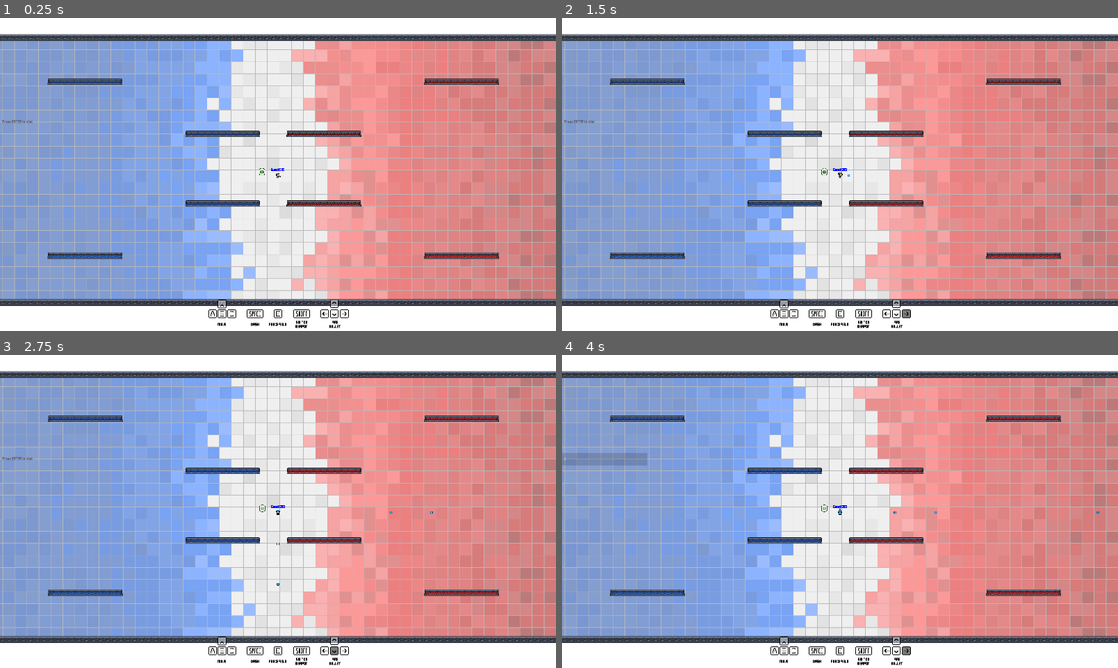
Above: before the commit, frames 1-4 (two rows, left to right).
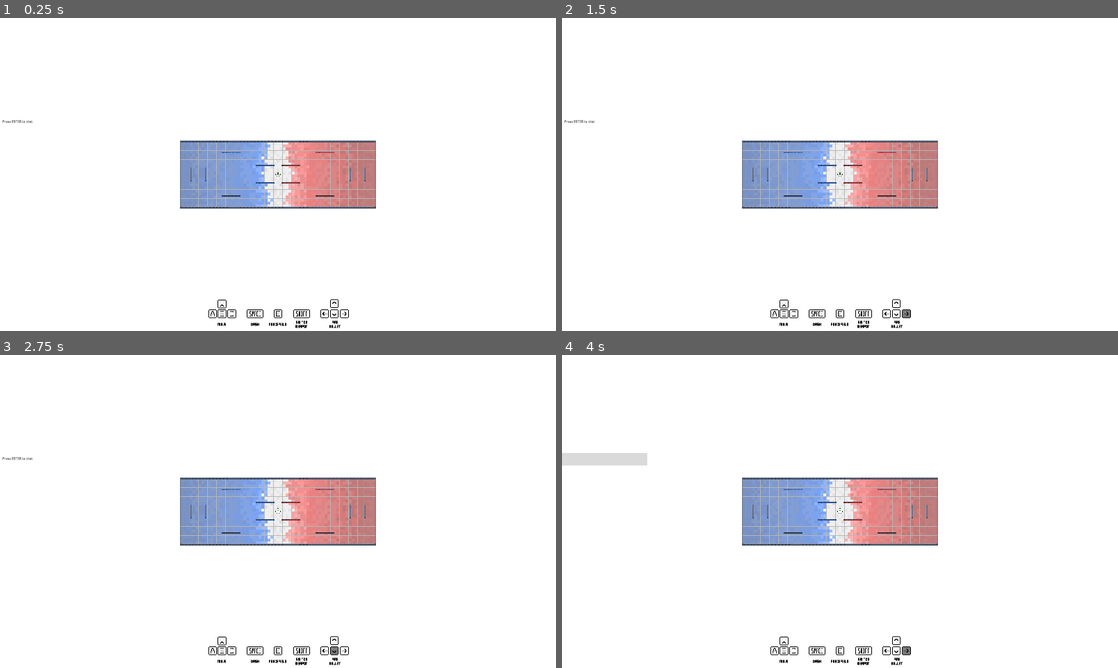
Above: after the commit, the same moments.

Repository: MarshallJDem/SuperCTF
Game: Godot game, scene res://GameContent/Main.tscn
Two runs of this game, one before a commit and one after it. Both use one fixed random seed, a clock stepped at 60 frames per second and the inputs below. This scene is started directly instead of the project's main scene. Sound files missing from this copy of the repository are replaced by a short silence.
Inputs (mouse positions are in pixels of both pictures, inside the frame that each line leads up to):
- Up to frame 1 (0.25 s): no input
- Up to frame 2 (1.5 s): click (606, 121) at 0.52 s; type "12" at 0.6 s; tap Enter at 1.25, 1.35 s; move the mouse to (962, 158) at 1.27 s; hold Right from 1.28 s (still down); click (962, 158) at 1.42 s
- Up to frame 3 (2.75 s): tap Space at 1.52, 2.27 s; move the mouse to (166, 527) at 2.02 s; release Right at 2.03 s; hold Down from 2.03 s (still down); tap T at 2.1 s
- Up to frame 4 (4 s): tap Space at 2.75, 3.77 s; move the mouse to (895, 442) at 2.77 s; release Down at 2.78 s; hold Right 2.78-3.53 s; tap Ctrl at 2.85 s; tap Enter at 3.5 s; move the mouse to (812, 574) at 3.52 s; hold Up from 3.53 s (still down); tap Shift at 3.6 s; click (812, 574) at 3.67 s

The runs differ from the first frame. In frame 1, 79% of the frame differs, in the area x 0-100%, y 5-92%; in frame 2, 79%; in frame 3, 79%; in frame 4, 79%.

Commit message:
Added powerup spawners and made more changes to powerups

Diff:
--- a/GameContent/Main.tscn
+++ b/GameContent/Main.tscn
@@ -13,7 +13,7 @@
 [ext_resource path="res://Normal_Button_Style.tres" type="StyleBox" id=11]
 [ext_resource path="res://fonts/Pixel_Game_UI.tres" type="DynamicFont" id=12]
 [ext_resource path="res://Assets/GUI/W-Key-GUI.png" type="Texture" id=13]
-[ext_resource path="res://GameContent/Powerup.tscn" type="PackedScene" id=14]
+[ext_resource path="res://GameContent/Powerup_Spawner.tscn" type="PackedScene" id=15]
 [ext_resource path="res://GameContent/Wall.tscn" type="PackedScene" id=16]
 [ext_resource path="res://GameContent/Wall_H_M_B.tscn" type="PackedScene" id=17]
 [ext_resource path="res://GameContent/Wall_V_M_B.tscn" type="PackedScene" id=18]
@@ -609,5 +609,5 @@
 current = true
 zoom = Vector2( 4, 4 )
 
-[node name="Powerup" parent="." instance=ExtResource( 14 )]
-position = Vector2( -38.8154, 5.87042 )
+[node name="Powerup_Spawner" parent="." instance=ExtResource( 15 )]
+position = Vector2( 0.0693741, 0.138351 )
--- a/GameContent/Player_Area2D.gd
+++ b/GameContent/Player_Area2D.gd
@@ -97,5 +97,5 @@
 	if get_tree().get_root().get_node("MainScene/NetworkController").round_is_ended: return;
 	var player = get_parent();
 	powerup_parent.call_deferred("queue_free");
-	powerup_parent.used = true;
+	powerup_parent._used();
 	player.enable_powerup(powerup_parent.type);
--- a/GameContent/Powerup.gd
+++ b/GameContent/Powerup.gd
@@ -1,11 +1,16 @@
 extends Node2D
 
+var spawner;
 var used = false;
 var type = 1;
 # 1 = Speed Boost
 
-
-
-
 func _ready():
 	pass;
+
+func _used():
+	used = true;
+	if Globals.testing:
+		spawner._powerup_taken();
+	if get_tree().is_network_server():
+		spawner.rpc("_powerup_taken");
--- a/GameContent/Powerup.tscn
+++ b/GameContent/Powerup.tscn
@@ -32,6 +32,7 @@
 height = 8.61446
 
 [node name="Powerup" type="Node2D"]
+scale = Vector2( 2, 2 )
 script = ExtResource( 2 )
 
 [node name="Sprite" type="AnimatedSprite" parent="."]
--- /dev/null
+++ b/GameContent/Powerup_Spawner.gd
@@ -0,0 +1,33 @@
+extends Node2D
+
+var spawner_id = 0;
+
+func _ready():
+	$Spawner_Timer.connect("timeout", self, "_spawner_timer_ended");
+	if Globals.testing:
+		$Spawner_Timer.wait_time = 5;
+		$Spawner_Timer.start();
+	else:
+		spawn_powerup();
+
+func _process(delta):
+	if $Spawner_Timer.time_left == 0:
+		$Text.bbcode_text = "";
+	else:
+		$Text.bbcode_text = "[center][color=black]POWERUP IN\n" + str(int($Spawner_Timer.time_left) + 1);
+
+remotesync func spawn_powerup():
+	var powerup = load("res://GameContent/Powerup.tscn").instance();
+	powerup.position = position + Vector2(0, -15);
+	powerup.type = 1;
+	powerup.spawner = self;
+	get_tree().get_root().get_node("MainScene").call_deferred("add_child", powerup);
+
+remotesync func _powerup_taken():
+	$Spawner_Timer.start();
+
+func _spawner_timer_ended():
+	if Globals.testing:
+		spawn_powerup();
+	if get_tree().is_network_server():
+		rpc("spawn_powerup");
--- /dev/null
+++ b/GameContent/Powerup_Spawner.tscn
@@ -0,0 +1,36 @@
+[gd_scene load_steps=4 format=2]
+
+[ext_resource path="res://fonts/Pixel_Chat.tres" type="DynamicFont" id=1]
+[ext_resource path="res://GameContent/flagHome.png" type="Texture" id=2]
+[ext_resource path="res://GameContent/Powerup_Spawner.gd" type="Script" id=3]
+
+[node name="Powerup_Spawner" type="Node2D"]
+z_index = -50
+script = ExtResource( 3 )
+
+[node name="Text" type="RichTextLabel" parent="."]
+margin_left = -44.2216
+margin_top = 35.0455
+margin_right = 133.778
+margin_bottom = 107.046
+rect_scale = Vector2( 0.5, 0.5 )
+rect_clip_content = false
+custom_fonts/normal_font = ExtResource( 1 )
+bbcode_enabled = true
+bbcode_text = "[center][color=black]POWERUP IN
+20"
+text = "POWERUP IN
+20"
+__meta__ = {
+"_edit_use_anchors_": false
+}
+
+[node name="Sprite" type="Sprite" parent="."]
+position = Vector2( -38, -30 )
+scale = Vector2( 4, 4 )
+texture = ExtResource( 2 )
+centered = false
+
+[node name="Spawner_Timer" type="Timer" parent="."]
+wait_time = 20.0
+one_shot = true
--- a/Globals.gd
+++ b/Globals.gd
@@ -1,7 +1,7 @@
 extends Node
 
 # Whether to run in testing mode (for development uses)
-var testing = true;
+var testing = false;
 
 #Game Servers (Both clients and servers use these vars, but in different ways. overlapping would not work)
 var serverIP = "";
